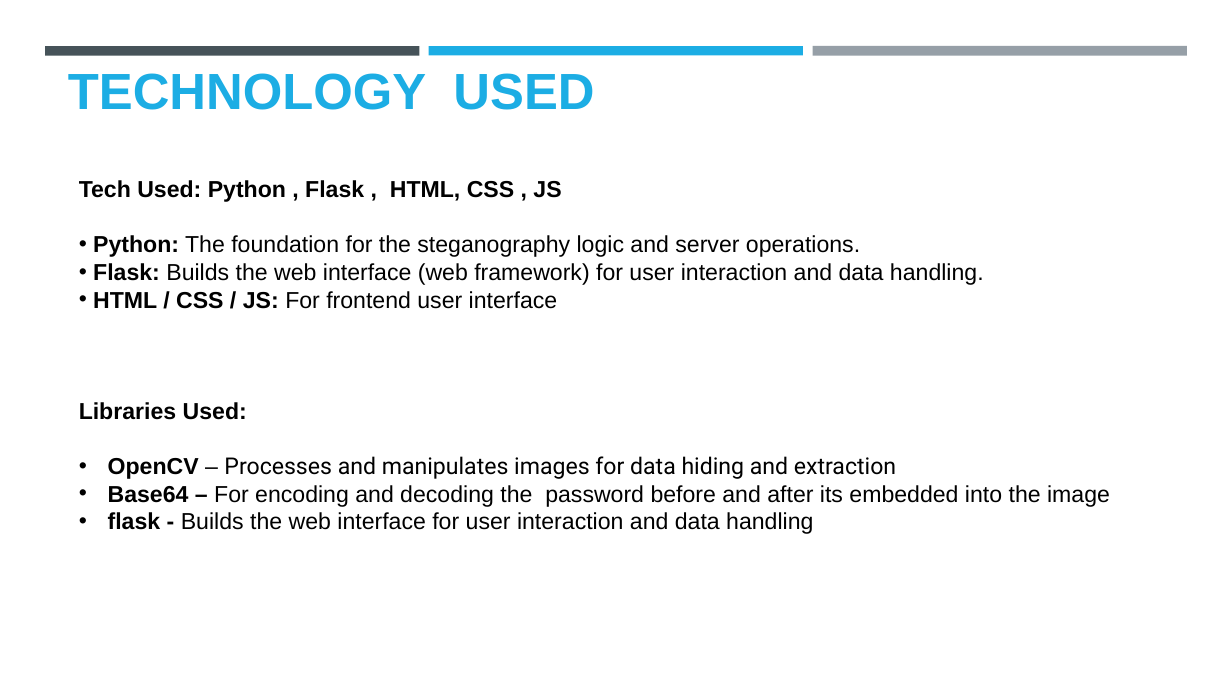
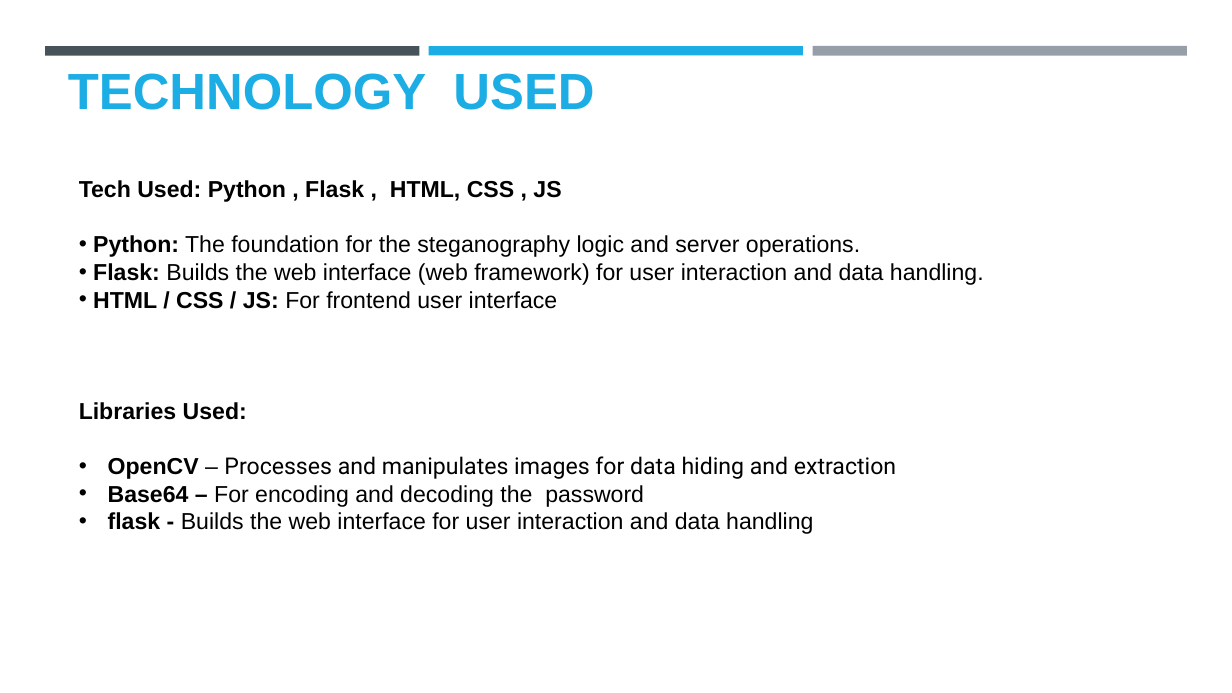
Before and after one commit to Karthik7375/Steganography, a slide deck: slide 4 of Karthik_Ganesh_Project.pptx. Drawn at 1232x693 pixels with LibreOffice and Linux fonts; fonts in the diff are those of the drawing; background and template pictures are left out. Boxes give left, top, right and bottom in pixels: in the first picture for what was removed or moved away, otherwise in the second. Text is boxed around its words. In the diff, an @@ line names an element or a change of style, - is before the commit and + after.

```diff
--- a/Karthik_Ganesh_Project.pptx
+++ b/Karthik_Ganesh_Project.pptx
@@ text at <box>108,485,644,507</box>: text changed @@
-• Base64 – For encoding and decoding the password before and after its embedded into the image
+• Base64 – For encoding and decoding the password
```
